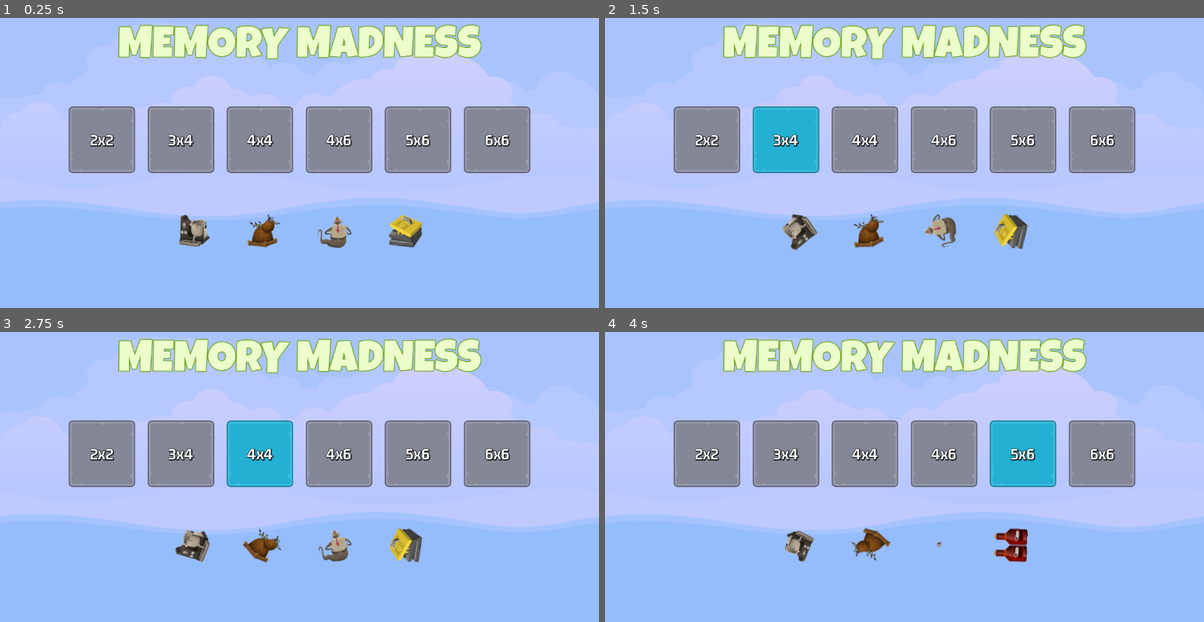
Above: before the commit, frames 1-4 (two rows, left to right).
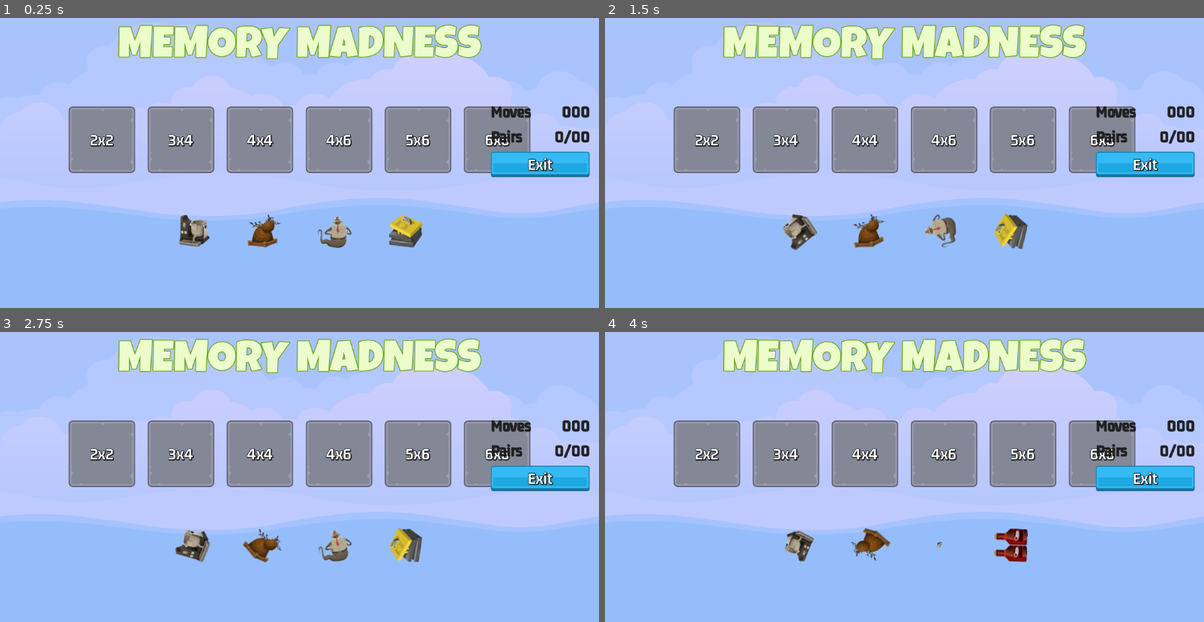
Above: after the commit, the same moments.

Repository: bluewind109/Memory-Madness
Game: Godot game, scene res://master_scene/master_scene.tscn
The game is run twice, just before and just after one commit, with the same random seed, the same clock (stepped at 60 frames per second) and the same inputs.
Inputs:
- Up to frame 1 (0.25 s): no input
- Up to frame 2 (1.5 s): click "2x2" at 0.5 s; click "3x4" at 1.25 s
- Up to frame 3 (2.75 s): click "4x4" at 2 s
- Up to frame 4 (4 s): click "4x6" at 2.75 s; click "5x6" at 3.5 s

The runs differ from the first frame. In frame 1, 2.1% of the frame differs, in the area x 81-99%, y 30-56%; in frame 2, 4.6%, in the area x 24-99%, y 30-56%; in frame 3, 4.6%; in frame 4, 4.6%.

Commit message:
Implement GameScreen basic UI

Diff:
--- /dev/null
+++ b/GM_32_dark_grey.tres
@@ -0,0 +1,11 @@
+[gd_resource type="LabelSettings" load_steps=2 format=3 uid="uid://co817j3wc6wd"]
+
+[ext_resource type="FontFile" uid="uid://dlxstvqvhq1d7" path="res://assets/fonts/gemunu-libre-v8-latin-700.ttf" id="1_l42m4"]
+
+[resource]
+font = ExtResource("1_l42m4")
+font_size = 32
+font_color = Color(0.133333, 0.133333, 0.133333, 1)
+outline_size = 1
+outline_color = Color(0, 0, 0, 1)
+shadow_color = Color(0, 0, 0, 0.721569)
--- /dev/null
+++ b/game_screen/game_screen.tscn
@@ -0,0 +1,95 @@
+[gd_scene load_steps=6 format=3 uid="uid://cm0283hu34evf"]
+
+[ext_resource type="LabelSettings" uid="uid://co817j3wc6wd" path="res://GM_32_dark_grey.tres" id="1_oy86j"]
+[ext_resource type="Texture2D" uid="uid://cbtgdcgkm25ru" path="res://assets/ui/blue_button00.png" id="2_etqve"]
+[ext_resource type="Texture2D" uid="uid://dliauay8tgdev" path="res://assets/ui/yellow_button00.png" id="3_lpsn8"]
+[ext_resource type="Texture2D" uid="uid://dkxsrjuwmb6hk" path="res://assets/ui/green_button00.png" id="4_qkj7h"]
+[ext_resource type="LabelSettings" uid="uid://c8cfirn50u5j" path="res://GM_32_white.tres" id="5_xygy0"]
+
+[node name="GameScreen" type="Control"]
+layout_mode = 3
+anchors_preset = 15
+anchor_right = 1.0
+anchor_bottom = 1.0
+grow_horizontal = 2
+grow_vertical = 2
+
+[node name="HB" type="HBoxContainer" parent="."]
+layout_mode = 1
+anchors_preset = 15
+anchor_right = 1.0
+anchor_bottom = 1.0
+grow_horizontal = 2
+grow_vertical = 2
+
+[node name="MC1" type="MarginContainer" parent="HB"]
+layout_mode = 2
+size_flags_horizontal = 3
+
+[node name="TileContainer" type="GridContainer" parent="HB/MC1"]
+layout_mode = 2
+size_flags_horizontal = 4
+size_flags_vertical = 4
+
+[node name="MC2" type="MarginContainer" parent="HB"]
+custom_minimum_size = Vector2(200, 0)
+layout_mode = 2
+theme_override_constants/margin_right = 18
+
+[node name="VB" type="VBoxContainer" parent="HB/MC2"]
+layout_mode = 2
+size_flags_vertical = 4
+theme_override_constants/separation = 12
+
+[node name="HB" type="HBoxContainer" parent="HB/MC2/VB"]
+layout_mode = 2
+
+[node name="Label" type="Label" parent="HB/MC2/VB/HB"]
+layout_mode = 2
+size_flags_horizontal = 3
+text = "Moves"
+label_settings = ExtResource("1_oy86j")
+vertical_alignment = 1
+
+[node name="MovesLabel" type="Label" parent="HB/MC2/VB/HB"]
+layout_mode = 2
+text = "000"
+label_settings = ExtResource("1_oy86j")
+horizontal_alignment = 2
+vertical_alignment = 1
+
+[node name="HB2" type="HBoxContainer" parent="HB/MC2/VB"]
+layout_mode = 2
+
+[node name="Label" type="Label" parent="HB/MC2/VB/HB2"]
+layout_mode = 2
+size_flags_horizontal = 3
+text = "Pairs"
+label_settings = ExtResource("1_oy86j")
+vertical_alignment = 1
+
+[node name="PairsLabel" type="Label" parent="HB/MC2/VB/HB2"]
+layout_mode = 2
+text = "0/00"
+label_settings = ExtResource("1_oy86j")
+horizontal_alignment = 2
+vertical_alignment = 1
+
+[node name="ExitButton" type="TextureButton" parent="HB/MC2/VB"]
+layout_mode = 2
+size_flags_horizontal = 4
+texture_normal = ExtResource("2_etqve")
+texture_pressed = ExtResource("3_lpsn8")
+texture_hover = ExtResource("4_qkj7h")
+
+[node name="Label" type="Label" parent="HB/MC2/VB/ExitButton"]
+layout_mode = 1
+anchors_preset = 15
+anchor_right = 1.0
+anchor_bottom = 1.0
+grow_horizontal = 2
+grow_vertical = 2
+text = "Exit"
+label_settings = ExtResource("5_xygy0")
+horizontal_alignment = 1
+vertical_alignment = 1
--- a/master_scene/master_scene.tscn
+++ b/master_scene/master_scene.tscn
@@ -1,7 +1,8 @@
-[gd_scene load_steps=3 format=3 uid="uid://dh572avwhnn4a"]
+[gd_scene load_steps=4 format=3 uid="uid://dh572avwhnn4a"]
 
 [ext_resource type="Texture2D" uid="uid://chjc4kdky5k7e" path="res://assets/images/backgroundEmpty.png" id="1_rtu2r"]
 [ext_resource type="PackedScene" uid="uid://1ito4jpdhijs" path="res://main_screen/main_screen.tscn" id="2_0vmkn"]
+[ext_resource type="PackedScene" uid="uid://cm0283hu34evf" path="res://game_screen/game_screen.tscn" id="3_a6je8"]
 
 [node name="MasterScene" type="CanvasLayer"]
 
@@ -14,3 +15,5 @@
 texture = ExtResource("1_rtu2r")
 
 [node name="MainScreen" parent="." instance=ExtResource("2_0vmkn")]
+
+[node name="GameScreen" parent="." instance=ExtResource("3_a6je8")]
